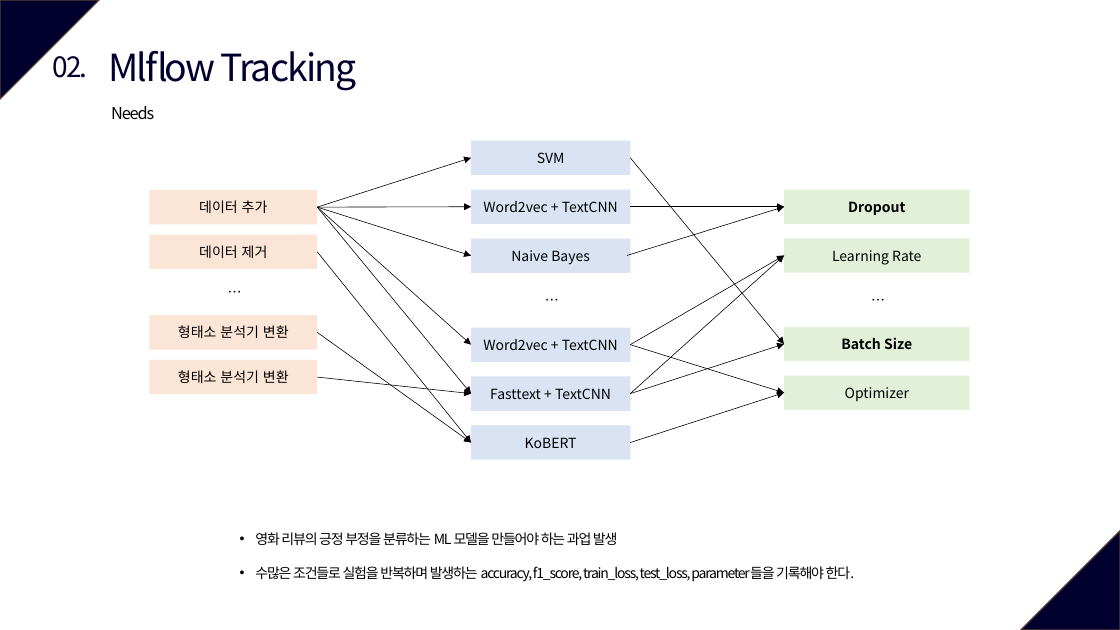
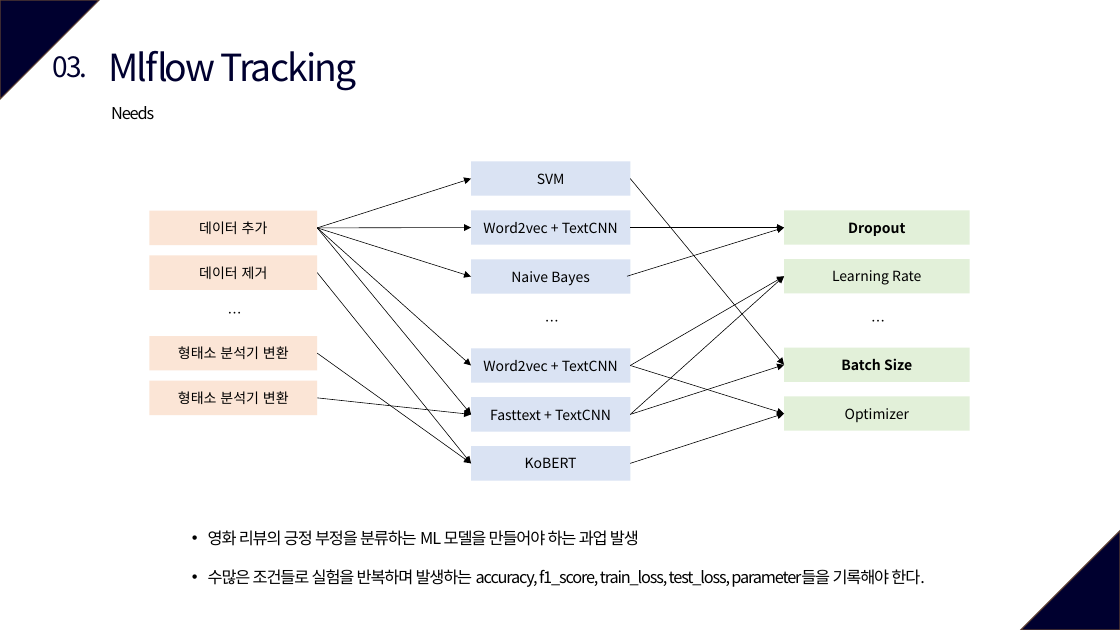
Before and after one commit to vhrehfdl/MLflow_tutorial, a slide deck: slide 12 of MLflow.pptx (slide 7 before the commit). Drawn at 1120x630 pixels with LibreOffice and Linux fonts; fonts in the diff are those of the drawing. Boxes give left, top, right and bottom in pixels: in the first picture for what was removed or moved away, otherwise in the second. Text is boxed around its words. In the diff, an @@ line names an element or a change of style, - is before the commit and + after.

```diff
--- a/MLflow.pptx
+++ b/MLflow.pptx
@@ text at bbox=[52, 56, 87, 78]: text changed @@
-02.
+03.
@@ 16 arrows, 14 rectangles, 3 texts: place and size @@
-16 arrows, 14 rectangles, 3 texts at bbox=[150, 140, 970, 460]
+16 arrows, 14 rectangles, 3 texts at bbox=[150, 161, 970, 481]
@@ text "영화 리뷰의 긍정 부정을 분류하는 ...": place and size @@
-text "영화 리뷰의 긍정 부정을 분류하는 ..." at bbox=[255, 532, 855, 582]
+text "영화 리뷰의 긍정 부정을 분류하는 ..." at bbox=[208, 530, 925, 587]
@@ text "영화 리뷰의 긍정 부정을 분류하는 ..." at bbox=[208, 530, 925, 587]: size 12 to 14 pt @@
```
Also in this commit, not shown: 18 other slides changed, 5 slides added.
